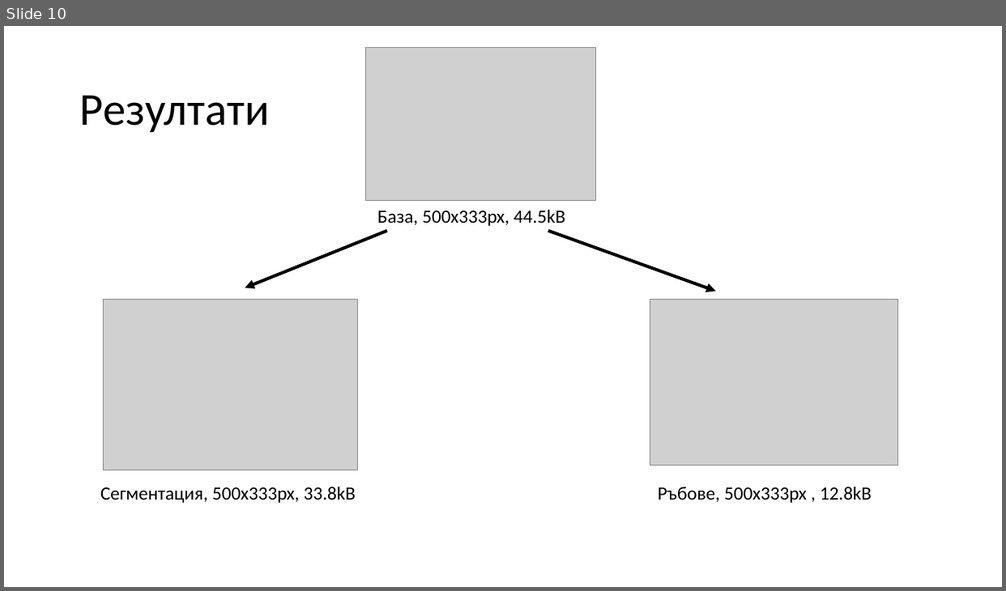
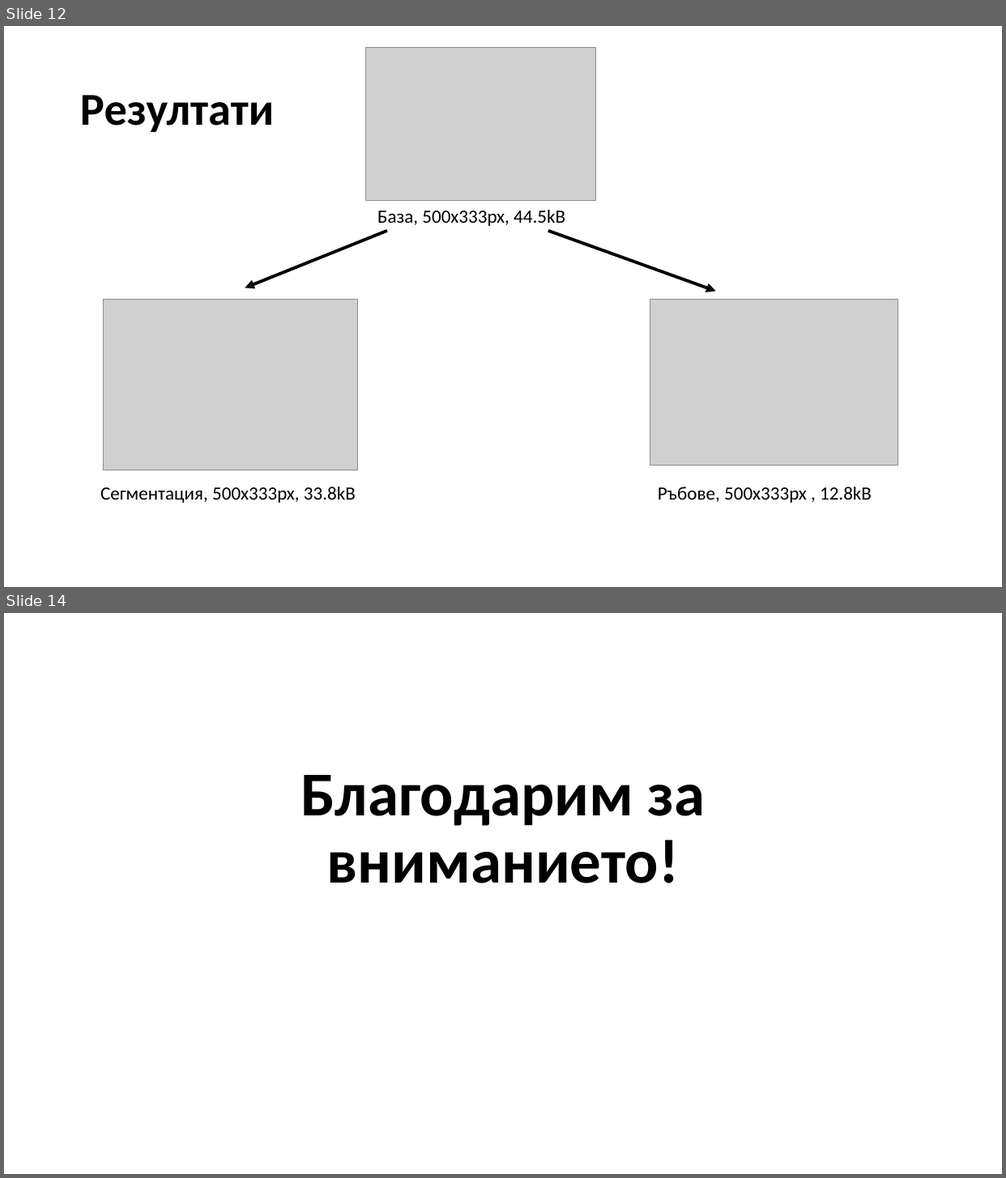
Before and after one commit to castrowilde/pmmrp, a slide deck: presentations/ImageProcessing_3.pptx. Shown one above the other, each under a label of ours: slide 10 before the commit, slides 12 and 14 after it; the slides between them are not shown. The pictures are 1006x591 and 1006x1178 pixels, drawn with LibreOffice and Linux fonts; fonts in the diff are those of the drawing; grey boxes stand for pictures. Boxes give left, top, right and bottom in pixels: in the first picture for what was removed or moved away, otherwise in the second. Text is boxed around its words. In the diff, an @@ line names an element or a change of style, - is before the commit and + after.

```diff
--- a/presentations/ImageProcessing_3.pptx
+++ b/presentations/ImageProcessing_3.pptx
@@ slide 14 added at [4, 613, 1002, 1174], background #FFFFFF @@
@@ title added at [300, 775, 705, 884], 60 pt, text #000000, bold @@
+Благодарим за вниманието!
@@ what was slide 10 is now slide 12 @@
@@ slide 12 changed as well @@
@@ title "Резултати" at [80, 95, 274, 132]: bold on @@
```
Also in this commit, not shown: 8 other slides changed, 4 other slides added, 1 slide removed, 1 other file.
